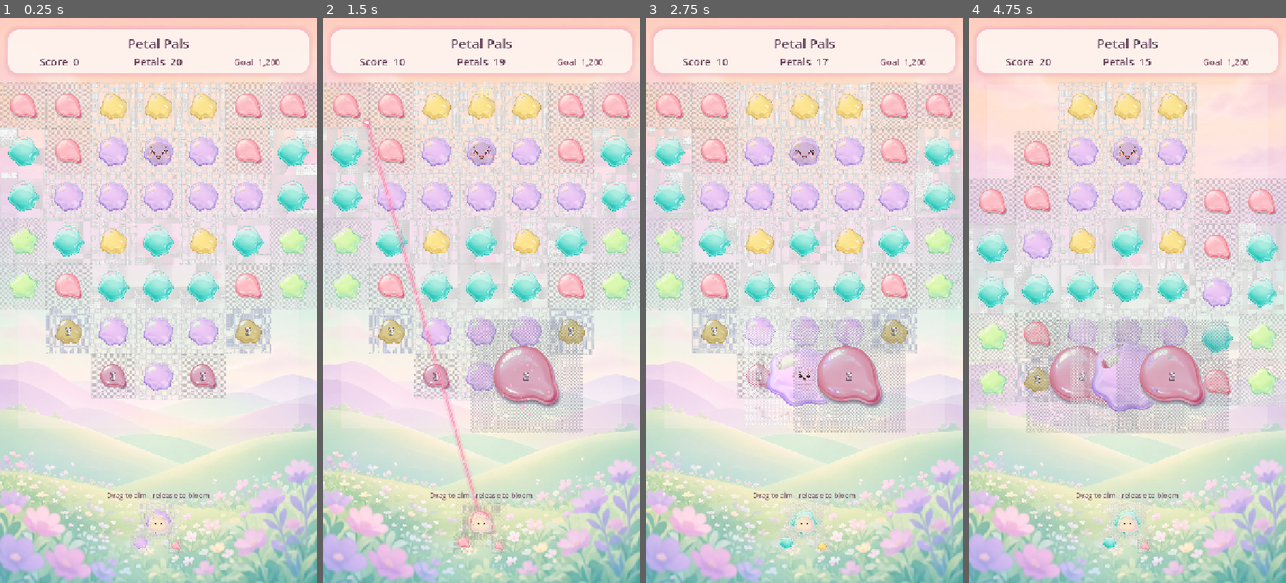
Above: before the commit, frames 1-4 (left to right).
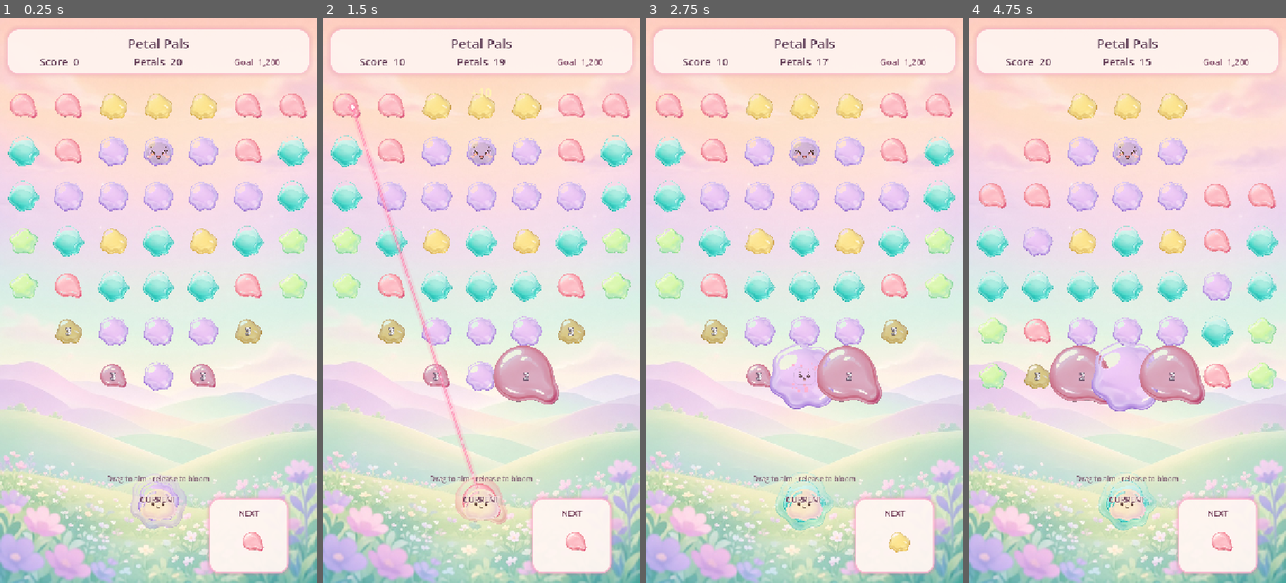
Above: after the commit, the same moments.

Repository: PakalTheGreat/PuzzleBloom
Game: Godot game, scene res://scenes/main.tscn
Two runs of this game, one before a commit and one after it. Both use one fixed random seed, a clock stepped at 60 frames per second and the inputs below.
Inputs (mouse positions are in pixels of both pictures, inside the frame that each line leads up to):
- Up to frame 1 (0.25 s): no input
- Up to frame 2 (1.5 s): tap Enter at 0.5 s; move the mouse to (551, 272) at 0.52 s; click (551, 272) at 0.67 s; drag from (418, 328) to (465, 413) at 1.27 s
- Up to frame 3 (2.75 s): move the mouse to (836, 176) at 2.02 s; click (836, 176) at 2.17 s
- Up to frame 4 (4.75 s): drag from (1111, 413) to (1032, 215) at 2.77 s; move the mouse to (1222, 385) at 3.52 s; click (1222, 385) at 3.67 s; drag from (1032, 215) to (1079, 159) at 4.27 s

The runs differ from the first frame. In frame 1, 15% of the frame differs, in the area x 0-100%, y 11-99%; in frame 2, 18%; in frame 3, 18%; in frame 4, 22%.

Commit message:
Fix hatch, fit debug window, clarify CURRENT/NEXT

Diff:
--- a/project.godot
+++ b/project.godot
@@ -27,11 +27,13 @@
 
 [display]
 
-window/size/viewport_width=720
-window/size/viewport_height=1280
-window/size/window_width_override=720
-window/size/window_height_override=1280
+window/size/viewport_width=720.0
+window/size/viewport_height=1280.0
+window/size/initial_position_type=1.0
+window/size/window_width_override=405.0
+window/size/window_height_override=720.0
 window/stretch/mode="canvas_items"
+window/stretch/aspect="keep"
 window/handheld/orientation=1
 
 [editor_plugins]
--- a/scenes/game/game_level.tscn
+++ b/scenes/game/game_level.tscn
@@ -77,6 +77,24 @@
 corner_radius_bottom_right = 16
 corner_radius_bottom_left = 16
 
+[sub_resource type="StyleBoxFlat" id="StyleBoxFlat_next"]
+bg_color = Color(1, 0.97, 0.95, 0.94)
+border_width_left = 3
+border_width_top = 3
+border_width_right = 3
+border_width_bottom = 3
+border_color = Color(1, 0.72, 0.82, 0.85)
+corner_radius_top_left = 22
+corner_radius_top_right = 22
+corner_radius_bottom_right = 22
+corner_radius_bottom_left = 22
+content_margin_left = 10.0
+content_margin_top = 8.0
+content_margin_right = 10.0
+content_margin_bottom = 8.0
+shadow_color = Color(0.85, 0.45, 0.6, 0.28)
+shadow_size = 8
+
 [node name="GameLevel" type="Node2D"]
 script = ExtResource("1")
 
@@ -125,7 +143,7 @@
 
 [node name="Cannon" type="Node2D" parent="World"]
 z_index = 8
-position = Vector2(360, 1140)
+position = Vector2(360, 1095)
 
 [node name="Glow" type="Sprite2D" parent="World/Cannon"]
 z_index = -1
@@ -252,44 +270,73 @@
 anchor_top = 1.0
 anchor_right = 0.5
 anchor_bottom = 1.0
-offset_left = -90.0
-offset_top = -150.0
-offset_right = 90.0
-offset_bottom = -40.0
+offset_left = -340.0
+offset_top = -210.0
+offset_right = 340.0
+offset_bottom = -16.0
 grow_horizontal = 2
 grow_vertical = 0
 
 [node name="CurrentOrb" type="Polygon2D" parent="UI/AmmoDock"]
 unique_name_in_owner = true
 visible = false
-position = Vector2(50, 70)
+position = Vector2(250, 110)
 color = Color(1, 0.42, 0.62, 1)
 
 [node name="NextOrb" type="Polygon2D" parent="UI/AmmoDock"]
 unique_name_in_owner = true
 visible = false
-position = Vector2(130, 78)
+position = Vector2(520, 100)
 color = Color(0.3, 0.8, 0.77, 1)
 
 [node name="CurrentSprite" type="Sprite2D" parent="UI/AmmoDock"]
 unique_name_in_owner = true
-position = Vector2(50, 58)
+visible = false
+position = Vector2(250, 100)
 centered = true
 
-[node name="NextSprite" type="Sprite2D" parent="UI/AmmoDock"]
-unique_name_in_owner = true
-position = Vector2(130, 66)
+[node name="CurrentTag" type="Label" parent="UI/AmmoDock"]
+unique_name_in_owner = true
+offset_left = 268.0
+offset_top = 8.0
+offset_right = 412.0
+offset_bottom = 36.0
+theme_override_font_sizes/font_size = 18
+theme_override_colors/font_color = Color(0.4, 0.22, 0.32, 1)
+theme_override_colors/font_outline_color = Color(1, 0.96, 0.94, 0.85)
+theme_override_constants/outline_size = 4
+text = "CURRENT"
+horizontal_alignment = 1
+
+[node name="NextChip" type="PanelContainer" parent="UI/AmmoDock"]
+unique_name_in_owner = true
+offset_left = 455.0
+offset_top = 18.0
+offset_right = 635.0
+offset_bottom = 188.0
+theme_override_styles/panel = SubResource("StyleBoxFlat_next")
+
+[node name="NextVBox" type="VBoxContainer" parent="UI/AmmoDock/NextChip"]
+layout_mode = 2
+theme_override_constants/separation = 2
+alignment = 1
+
+[node name="NextLabel" type="Label" parent="UI/AmmoDock/NextChip/NextVBox"]
+unique_name_in_owner = true
+layout_mode = 2
+theme_override_font_sizes/font_size = 18
+theme_override_colors/font_color = Color(0.45, 0.25, 0.35, 1)
+text = "NEXT"
+horizontal_alignment = 1
+
+[node name="NextSpriteHost" type="Control" parent="UI/AmmoDock/NextChip/NextVBox"]
+custom_minimum_size = Vector2(0, 100)
+layout_mode = 2
+
+[node name="NextSprite" type="Sprite2D" parent="UI/AmmoDock/NextChip/NextVBox/NextSpriteHost"]
+unique_name_in_owner = true
+position = Vector2(90, 50)
 centered = true
-
-[node name="AmmoHint" type="Label" parent="UI/AmmoDock"]
-offset_left = 100.0
-offset_top = 100.0
-offset_right = 160.0
-offset_bottom = 124.0
-theme_override_font_sizes/font_size = 14
-theme_override_colors/font_color = Color(0.8, 0.9, 0.88, 0.8)
-text = "next"
-horizontal_alignment = 1
 
 [node name="Hint" type="Label" parent="UI"]
 anchors_preset = 7
@@ -298,9 +345,9 @@
 anchor_right = 0.5
 anchor_bottom = 1.0
 offset_left = -260.0
-offset_top = -210.0
+offset_top = -248.0
 offset_right = 260.0
-offset_bottom = -170.0
+offset_bottom = -214.0
 theme_override_font_sizes/font_size = 16
 theme_override_colors/font_color = Color(0.45, 0.3, 0.4, 0.85)
 text = "Drag to aim · release to bloom"
--- a/scripts/entities/projectile.gd
+++ b/scripts/entities/projectile.gd
@@ -5,7 +5,7 @@
 signal left_playfield(projectile: ProjectileEntity)
 
 const SPEED := 820.0
-const SIZE := 78.0
+const SIZE := 92.0
 
 var bloom_color: BlockDefs.BloomColor = BlockDefs.BloomColor.ROSE
 var direction: Vector2 = Vector2.UP
--- a/scripts/game/game_level.gd
+++ b/scripts/game/game_level.gd
@@ -118,15 +118,17 @@
 func _on_ammo(cur: BlockDefs.BloomColor, nxt: BlockDefs.BloomColor) -> void:
 	ui.set_ammo(cur, nxt)
 	if cannon_body:
+		# CURRENT shot = large launcher petal at bottom (hero piece).
+		const CANNON_SIZE := 148.0
 		cannon_body.texture = PetalAtlas.PETAL[cur]
-		var s := 86.0 / maxf(cannon_body.texture.get_size().x, 1.0)
+		var s := CANNON_SIZE / maxf(cannon_body.texture.get_size().x, 1.0)
 		cannon_body.scale = Vector2.ONE * s
 		cannon_glow.texture = cannon_body.texture
-		cannon_glow.scale = Vector2.ONE * s * 1.35
-		cannon_glow.modulate = Color(1, 1, 1, 0.35)
+		cannon_glow.scale = Vector2.ONE * s * 1.4
+		cannon_glow.modulate = Color(1, 1, 1, 0.4)
 		cannon_face.texture = PetalAtlas.FACE_HAPPY
-		cannon_face.scale = Vector2.ONE * (86.0 * 0.55 / maxf(cannon_face.texture.get_size().x, 1.0))
-		cannon_face.position = Vector2(0, 6)
+		cannon_face.scale = Vector2.ONE * (CANNON_SIZE * 0.55 / maxf(cannon_face.texture.get_size().x, 1.0))
+		cannon_face.position = Vector2(0, 8)
 
 func _on_shot_fx(payload: Dictionary) -> void:
 	var destroyed := int(payload.get("destroyed_count", 0))
--- a/scripts/systems/projectile_controller.gd
+++ b/scripts/systems/projectile_controller.gd
@@ -5,7 +5,7 @@
 signal shot_resolved(payload: Dictionary)
 signal ammo_preview_changed(color: BlockDefs.BloomColor, next: BlockDefs.BloomColor)
 
-const CANNON_POS := Vector2(360, 1140)
+const CANNON_POS := Vector2(360, 1095)
 
 
 var projectile_scene: PackedScene
--- a/scripts/systems/reveal_controller.gd
+++ b/scripts/systems/reveal_controller.gd
@@ -27,23 +27,20 @@
 	return clampf(float(cleared) / float(total_cells), 0.0, 1.0)
 
 func _draw() -> void:
+	# No hatch / mesh / grey panel — garden art shows clean under the cluster.
 	var p := progress()
-	var rect := Rect2(40, 150, 640, 780)
-	# Soft mist that lifts — pastel, never grey mesh
-	var mist_a := 0.28 * (1.0 - p)
-	if mist_a > 0.02:
-		draw_rect(rect, Color(1.0, 0.94, 0.96, mist_a))
-	# Gentle painted blooms appear as you clear
-	var a := 0.15 + p * 0.7
-	_draw_flower(Vector2(360, 520), 34.0 + p * 28.0, a)
-	_draw_flower(Vector2(250, 600), 22.0 + p * 16.0, a * 0.9)
-	_draw_flower(Vector2(470, 590), 24.0 + p * 18.0, a * 0.9)
-	if p > 0.35:
-		for i in int(lerp(3.0, 18.0, p)):
+	if p < 0.05:
+		return
+	var a := clampf((p - 0.05) * 0.85, 0.0, 0.85)
+	_draw_flower(Vector2(360, 520), 30.0 + p * 26.0, a)
+	_draw_flower(Vector2(250, 600), 20.0 + p * 14.0, a * 0.9)
+	_draw_flower(Vector2(470, 590), 22.0 + p * 16.0, a * 0.9)
+	if p > 0.25:
+		for i in int(lerp(2.0, 16.0, p)):
 			var nx := _noise.get_noise_2d(float(i * 19), 2.0)
 			var ny := _noise.get_noise_2d(4.0, float(i * 11))
-			var sp := rect.position + Vector2((nx * 0.5 + 0.5) * rect.size.x, (ny * 0.5 + 0.5) * rect.size.y)
-			draw_circle(sp, 2.0 + float(i % 3), Color(1, 0.85, 0.95, (p - 0.35) * 0.8))
+			var sp := Vector2(80.0 + (nx * 0.5 + 0.5) * 560.0, 220.0 + (ny * 0.5 + 0.5) * 560.0)
+			draw_circle(sp, 2.0 + float(i % 3), Color(1, 0.85, 0.95, (p - 0.25) * 0.7))
 
 func _draw_flower(center: Vector2, radius: float, a: float) -> void:
 	for i in 5:
--- a/scripts/ui/ui_manager.gd
+++ b/scripts/ui/ui_manager.gd
@@ -69,20 +69,27 @@
 	tw.tween_property(combo_label, "modulate:a", 0.0, 0.25)
 
 func set_ammo(current: BlockDefs.BloomColor, next: BlockDefs.BloomColor) -> void:
-	# Keep orb polygons as soft color chips in the dock.
+	# CURRENT is the big world-space launcher; dock CurrentSprite mirrors it large.
+	# NEXT sits in a clear chip so the upcoming color is always obvious.
+	current_orb.visible = false
+	next_orb.visible = false
+	var cur_s := get_node_or_null("%CurrentSprite") as Sprite2D
+	var nxt_s := get_node_or_null("%NextSprite") as Sprite2D
+	var next_chip := get_node_or_null("%NextChip") as PanelContainer
+	var next_lbl := get_node_or_null("%NextLabel") as Label
+	if cur_s:
+		cur_s.visible = false  # launcher petal is the current shot
+	if nxt_s:
+		nxt_s.texture = PetalAtlas.PETAL[next]
+		nxt_s.scale = Vector2.ONE * (84.0 / maxf(nxt_s.texture.get_size().x, 1.0))
+		nxt_s.visible = true
+	if next_chip:
+		next_chip.visible = true
+	if next_lbl:
+		next_lbl.text = "NEXT"
+		next_lbl.visible = true
 	current_orb.color = BlockDefs.COLOR_HEX[current]
 	next_orb.color = BlockDefs.COLOR_HEX[next]
-	# Prefer textured preview if Sprite2D siblings exist.
-	var cur_s := get_node_or_null("%CurrentSprite") as Sprite2D
-	var nxt_s := get_node_or_null("%NextSprite") as Sprite2D
-	if cur_s:
-		cur_s.texture = PetalAtlas.PETAL[current]
-		cur_s.scale = Vector2.ONE * (48.0 / maxf(cur_s.texture.get_size().x, 1.0))
-		current_orb.visible = false
-	if nxt_s:
-		nxt_s.texture = PetalAtlas.PETAL[next]
-		nxt_s.scale = Vector2.ONE * (34.0 / maxf(nxt_s.texture.get_size().x, 1.0))
-		next_orb.visible = false
 
 func show_win(score: int, target: int) -> void:
 	veil.visible = true
Binary file changed: assets/sprites/petal-aqua.png
Binary file changed: assets/sprites/petal-lime.png
Binary file changed: assets/sprites/petal-rose.png
Binary file changed: assets/sprites/petal-sun.png
Binary file changed: assets/sprites/petal-violet.png
Not shown: 1 places in scenes/game/game_level.tscn that only renumber resources
Not shown, changed: PROJECT_STATUS.md
